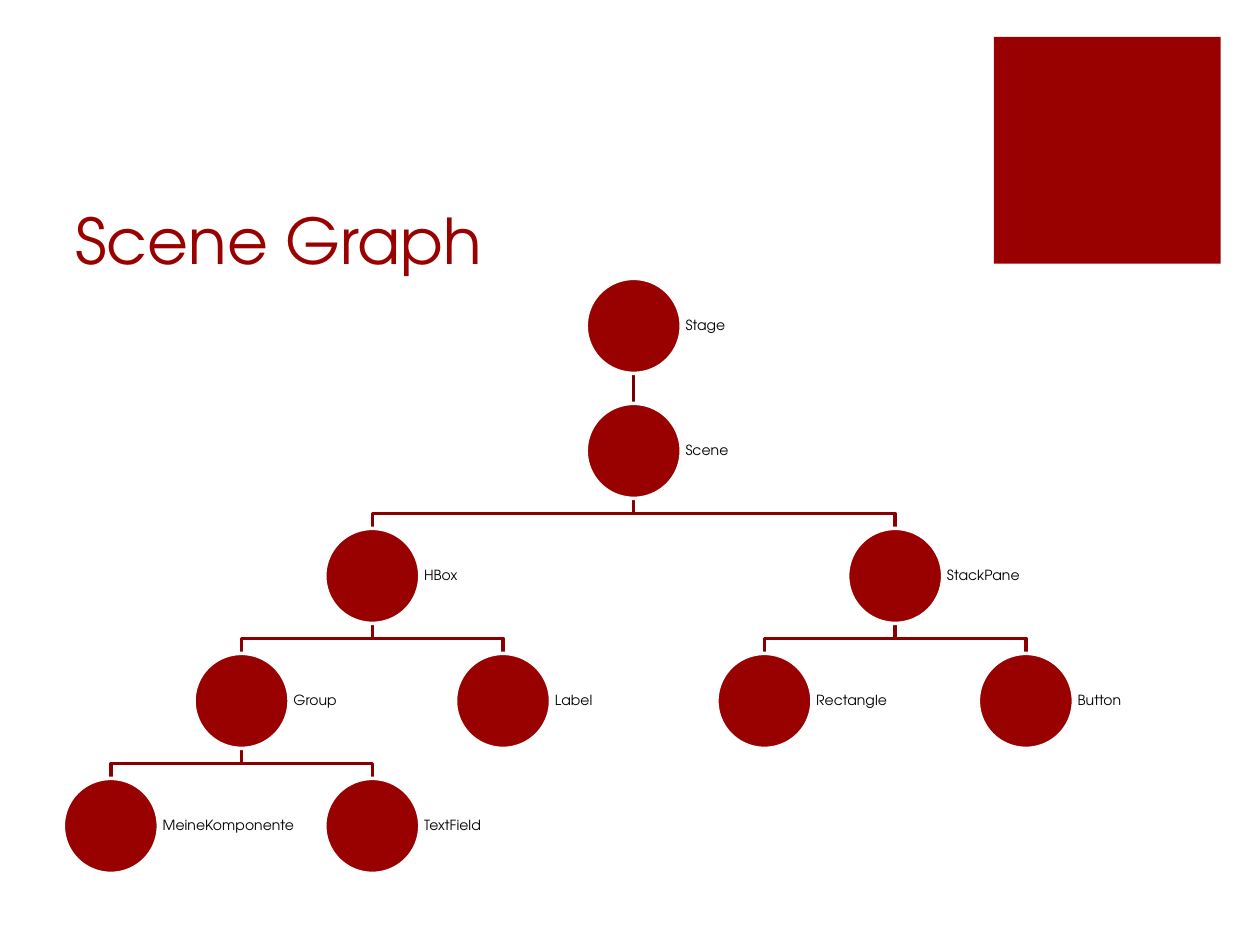
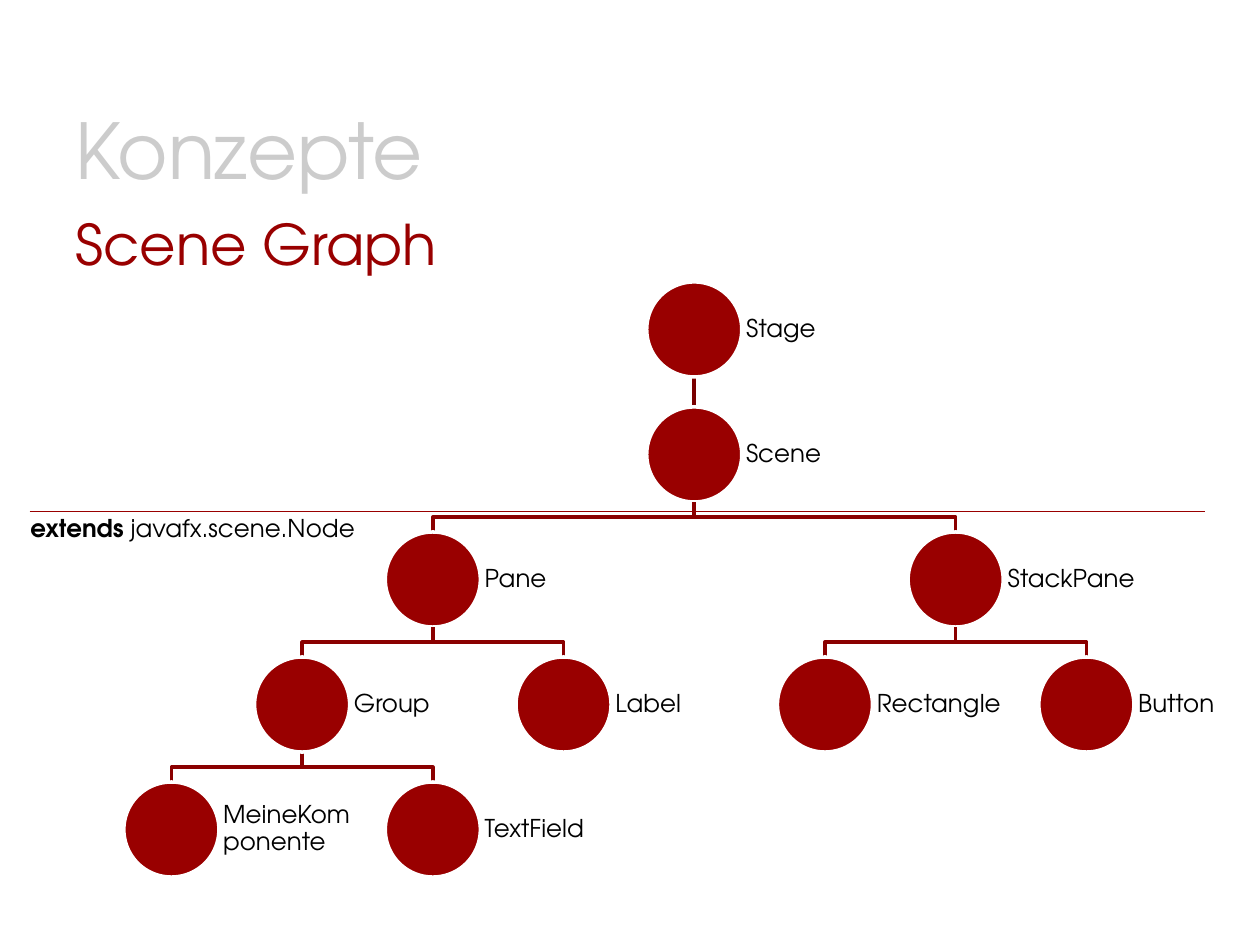
Before and after one commit to Morkunas/jfxusergroup, a slide deck: slide 9 of JavaFX-UserGroup.pptx. Drawn at 1260x945 pixels with LibreOffice and Linux fonts; fonts in the diff are those of the drawing; background and template pictures are left out. Boxes give left, top, right and bottom in pixels: in the first picture for what was removed or moved away, otherwise in the second. Text is boxed around its words. In the diff, an @@ line names an element or a change of style, - is before the commit and + after.

```diff
--- a/JavaFX-UserGroup.pptx
+++ b/JavaFX-UserGroup.pptx
@@ rectangle removed at (x1=994, y1=37, x2=1221, y2=263) @@
@@ text added at (x1=76, y1=122, x2=423, y2=193), 44 pt, text #CCCCCC @@
+Konzepte
@@ title "Scene Graph" moved from (x1=76, y1=216, x2=482, y2=276) to (x1=76, y1=223, x2=437, y2=276) @@
@@ title "Scene Graph" at (x1=76, y1=223, x2=437, y2=276): size 36 to 32 pt @@
@@ 4 ellipses, 2 frees, 2 freeform shapes moved together from (x1=163, y1=499, x2=1074, y2=833) to (x1=219, y1=501, x2=1134, y2=876) @@
@@ text added at (x1=30, y1=511, x2=355, y2=542), 14 pt, text #000000 @@
+extends javafx.scene.Node
@@ line added from (30, 512) to (1206, 512), #990000 0.25 pt @@
@@ free added at (x1=480, y1=532, x2=622, y2=626), 14 pt, text #000000 @@
+Pane
@@ text removed at (x1=424, y1=569, x2=457, y2=580) @@
-HBox
@@ 7 frees, 7 freeform shapes, 6 ellipses moved together from (x1=63, y1=278, x2=1121, y2=873) to (x1=123, y1=282, x2=1260, y2=877) @@
@@ size 8 to 14 pt; more space between paragraphs in 9 elements at (x1=219, y1=781, x2=362, y2=876), (x1=480, y1=781, x2=622, y2=876), (x1=742, y1=407, x2=885, y2=501), (x1=611, y1=656, x2=753, y2=751), (x1=742, y1=282, x2=885, y2=377), (x1=1003, y1=532, x2=1145, y2=626), (x1=1134, y1=656, x2=1260, y2=751), (x1=873, y1=656, x2=1016, y2=751), (x1=350, y1=656, x2=493, y2=751) @@
```
Also in this commit, not shown: 10 other slides changed, 6 slides added, 2 slides removed.
